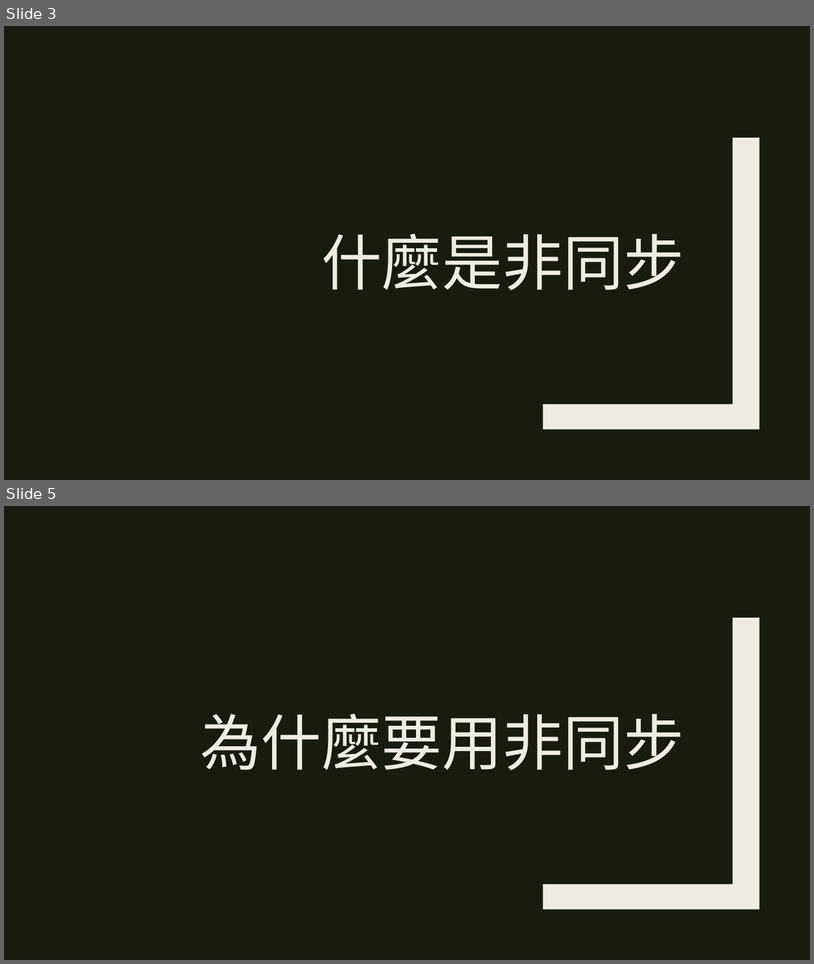
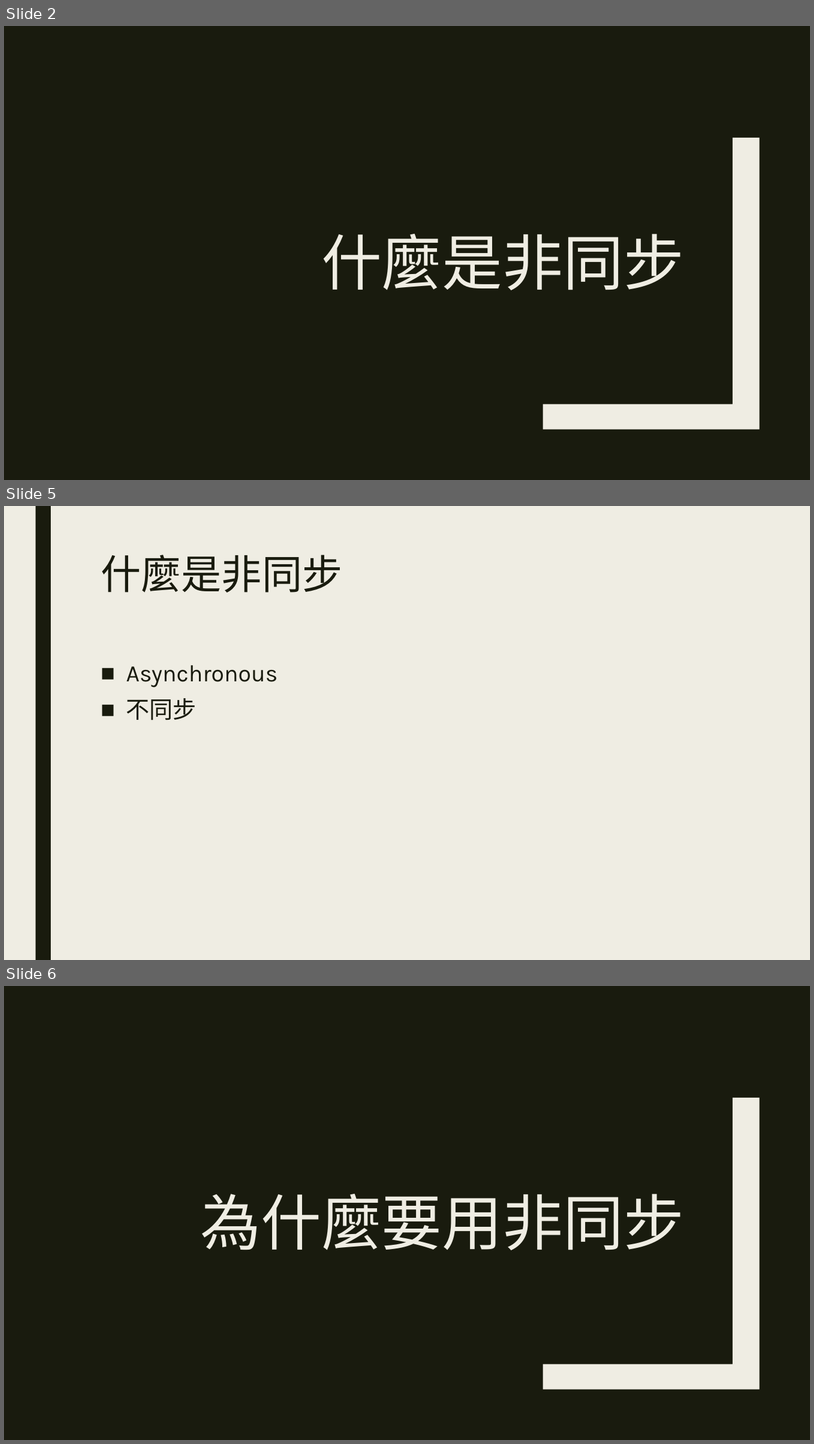
Before and after one commit to ryans610/.NET-Async-Basic, a slide deck: .NET非同步入門.pptx. Shown one above the other, each under a label of ours: slides 3 and 5 before the commit, slides 2, 5 and 6 after it; the slides between them are not shown. The pictures are 814x964 and 814x1444 pixels, drawn with LibreOffice and Linux fonts; fonts in the diff are those of the drawing. Boxes give left, top, right and bottom in pixels: in the first picture for what was removed or moved away, otherwise in the second. Text is boxed around its words. In the diff, an @@ line names an element or a change of style, - is before the commit and + after.

```diff
--- a/.NET非同步入門.pptx
+++ b/.NET非同步入門.pptx
@@ slide 5 added at <box>4,506,810,960</box>, background #EFEDE3 @@
@@ rectangle added at <box>35,506,51,960</box>, fill #191B0E @@
@@ title added at <box>101,555,342,592</box>, 48 pt, text #191B0E @@
+什麼是非同步
@@ text added at <box>126,665,278,720</box>, 28 pt, text #191B0E @@
+■ Asynchronous
+■ 不同步
@@ what was slide 3 is now slide 2 @@
@@ what was slide 5 is now slide 6 @@
```
Also in this commit, not shown: 5 slides changed, 13 other slides added, 2 slides removed, 4 other files.
